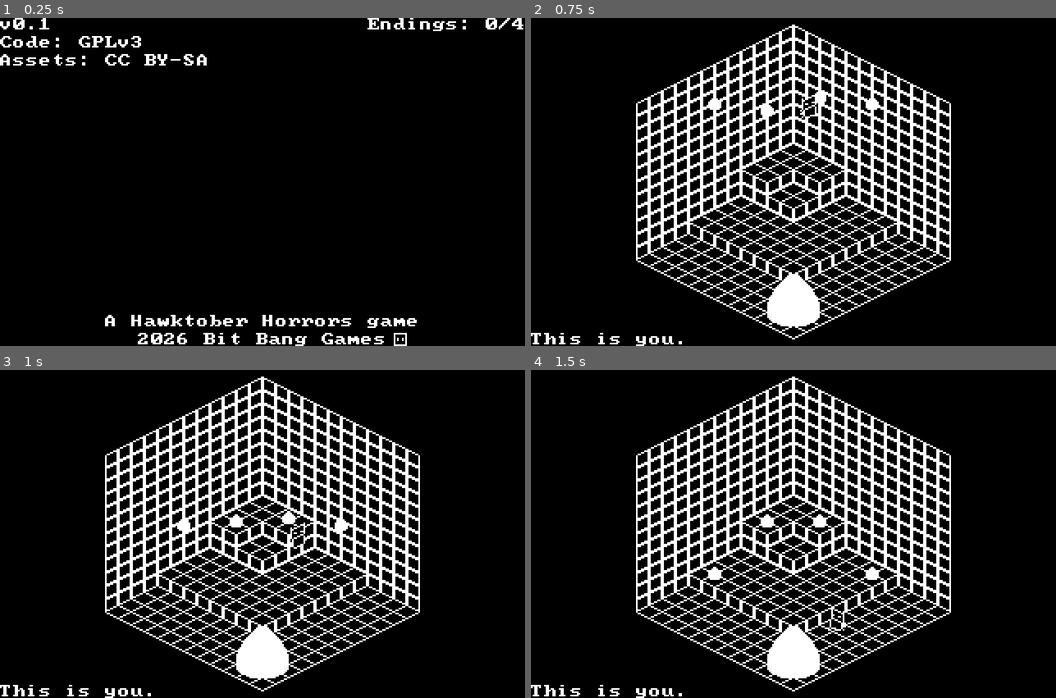
Above: before the commit, frames 1-4 (two rows, left to right).
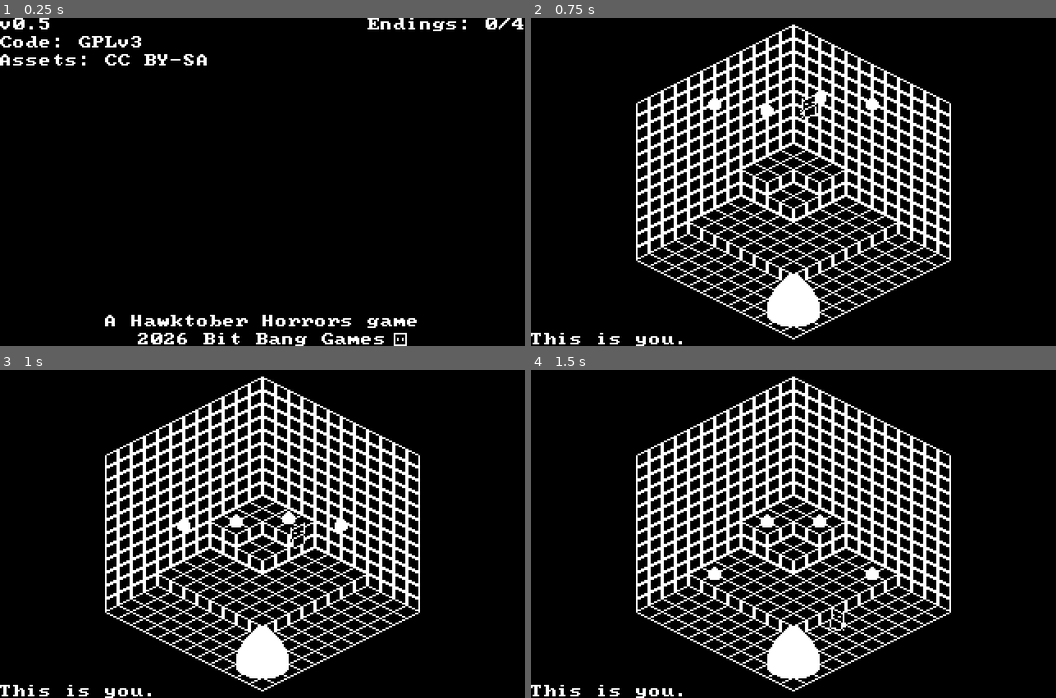
Above: after the commit, the same moments.

Repository: BitBangGames/feed_mother
Game: Godot game, scene res://src/main.tscn
Same seed, same stepped clock (60 frames per second), same inputs: the game is played once before the commit and once after it.
Inputs (mouse positions are in pixels of both pictures, inside the frame that each line leads up to):
- Up to frame 1 (0.25 s): no input
- Up to frame 2 (0.75 s): tap Enter at 0.5 s; move the mouse to (909, 165) at 0.52 s; hold D (right) from 0.53 s (still down); click (909, 165) at 0.6 s
- Up to frame 3 (1 s): keep holding D (right)
- Up to frame 4 (1.5 s): move the mouse to (688, 550) at 1.27 s; release D (right) at 1.28 s; hold S (down) from 1.28 s (still down); tap Space (confirm) at 1.35 s

The runs differ from the first frame. In frame 1, less than 0.1% of the frame differs, in the area x 7-10%, y 0-4%; in frame 2, nothing differs; in frame 3, nothing differs; in frame 4, nothing differs.

Commit message:
entering beta

Diff:
--- a/project.godot
+++ b/project.godot
@@ -11,6 +11,7 @@
 [application]
 
 config/name="Feed Mother"
+config/version="0.5"
 run/main_scene="uid://brctbmuw675cw"
 config/use_custom_user_dir=true
 config/custom_user_dir_name="feed_mother"
--- a/src/text_box.tscn
+++ b/src/text_box.tscn
@@ -10,7 +10,7 @@
 offset_top = -19.0
 offset_right = 120.0
 grow_vertical = 0
-text = "Thanks for reading the source code!"
+text = "Thank you for reading the source code."
 label_settings = ExtResource("1_sqkml")
 vertical_alignment = 2
 autowrap_mode = 2
--- a/src/title_screen.tscn
+++ b/src/title_screen.tscn
@@ -25,7 +25,7 @@
 [node name="VersionBox" type="Label" parent="." unique_id=1853944485]
 offset_right = 152.0
 offset_bottom = 13.0
-text = "v0.1
+text = "v0.5
 Code: GPLv3
 Assets: CC BY-SA"
 label_settings = ExtResource("1_whxi8")
Not shown, added: export_presets.cfg
